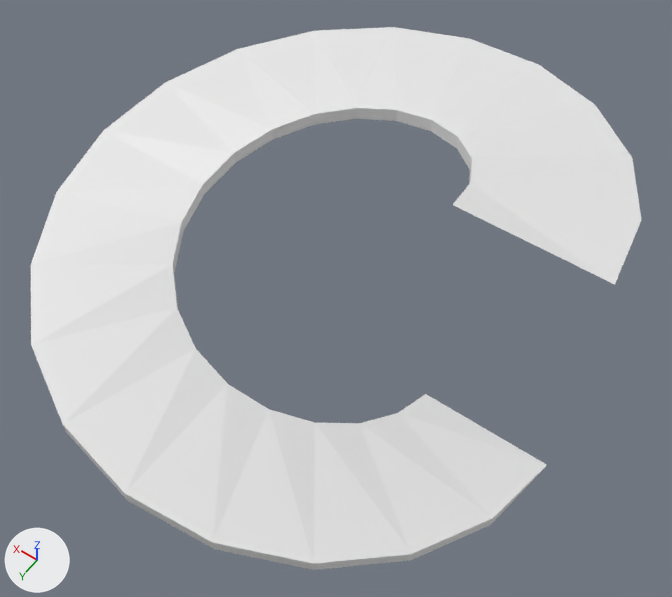
Before and after pictures for a commit that changed the Blender file Assets/Blender/Spiral.blend.
Both versions are drawn from a 50 mm lens placed at (-2.6, 3.37, 5.84), pointed at (-0.3, 0.15, 0.77). Every picture has the same lights, and +X, +Y and +Z are marked at lower left.

Before the edit, the objects in view are built like this:
```python
me_circle = bpy.data.meshes.new('Circle')
me_circle.from_pydata(...)  # 80 vertices, 80 faces; spans x -2.0..2.0, y -2.0..2.0, z 0.0..2.0
# before: 5 (-0.95, -0.31, 1.9) at pixel (470, 182), 24 (-1.9, -0.62, 1.9) at pixel (641, 219), 38 (-2.0, 0.0, 2.0) at pixel (614, 284), 45 (-0.95, -0.31, 1.8), 65 (-1.9, -0.62, 1.8) at pixel (637, 231)
# before: 79 (-1.0, 0.0, 2.0) at pixel (452, 204)
ob_circle = bpy.data.objects.new('Circle', me_circle)
ob_circle.location = (0.0, 0.0, 0.0)
```
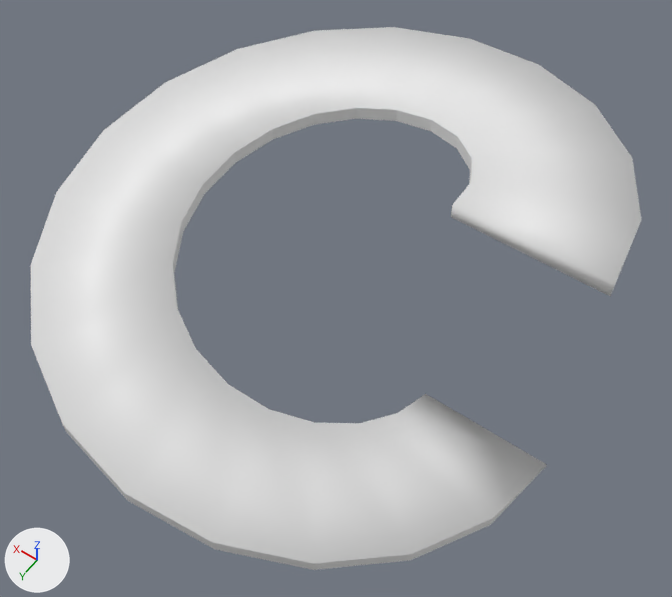
What differs and where, as boxes (x1, y1, x2, y2) in the pictures (672 x 597 px; the box of a moved part takes in the faces that stretch with it):
part 1 of me_circle, moved or reshaped: before (619, 227, 639, 274); after (451, 205, 639, 296)
part 2 of me_circle, shading changed: (31, 27, 641, 564) in both

What changed in the scene script:
```text
Change me_circle:
    used by ob_circle; location = (0.0, 0.0, 0.0)
    verts and faces of me_circle; kept vertices keep their numbers, new ones are numbered from 80
    remove me_circle.from_pydata(...)  # 80 vertices, 80 faces; spans x -2.0..2.0, y -2.0..2.0, z 0.0..2.0
    add me_circle.from_pydata(...)  # 82 vertices, 81 faces; spans x -2.0..2.0, y -2.0..2.0, z 0.0..2.0
    me_circle part 1
    add delete_faces([(38, 79, 45, 65), (24, 38, 65), (5, 45, 79)])
    add verts[80] = (-2.0, 0.0, 1.9)  # pixel (610, 296)
    add verts[81] = (-1.0, 0.0, 1.9)  # pixel (450, 216)
    add faces += [(24, 38, 80, 65), (5, 45, 81, 79)]
    add faces += [(45, 65, 80, 81), (38, 79, 81, 80)]  # smooth
    me_circle part 2: 39 kept faces spanning x -2.0..2.0, y -2.0..2.0, z 0.0..2.0 are now shaded smooth
```
